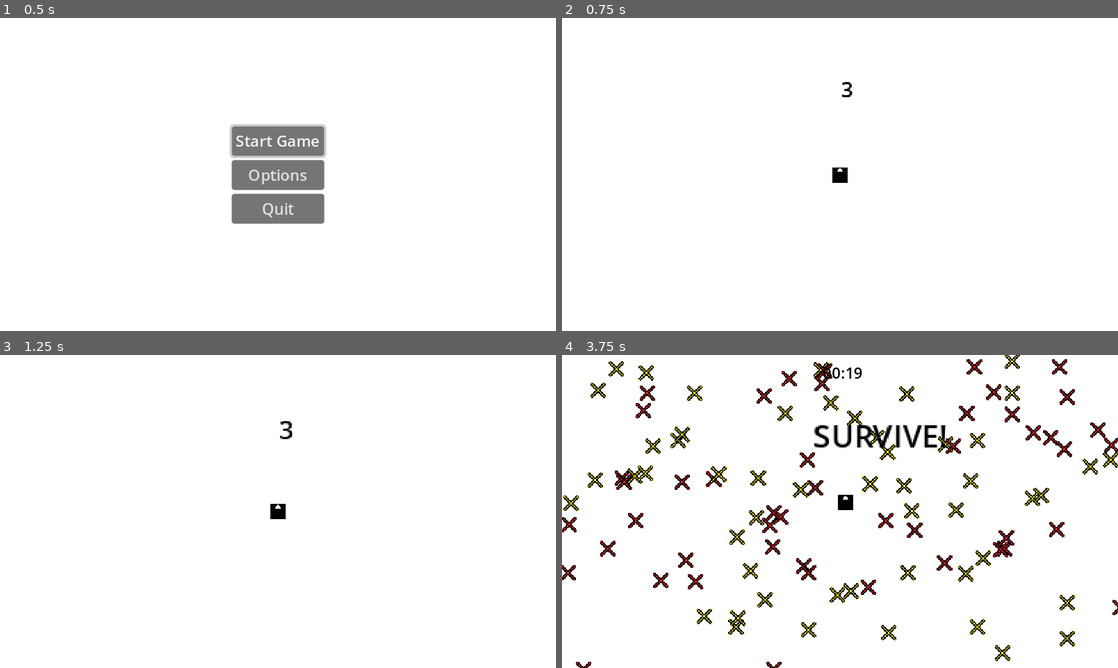
Above: before the commit, frames 1-4 (two rows, left to right).
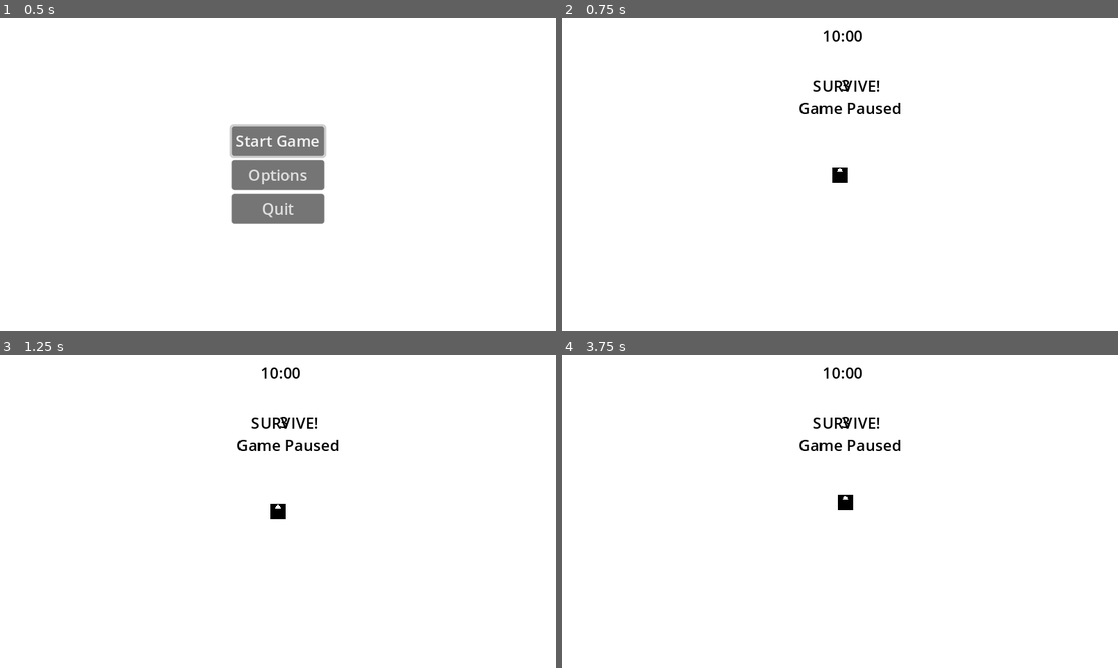
Above: after the commit, the same moments.

Repository: Marcin-Lach/javsc
Game: Godot game, scene res://menu.tscn
The game is run twice, just before and just after one commit, with the same random seed, the same clock (stepped at 60 frames per second) and the same inputs.
Inputs:
- Up to frame 1 (0.5 s): no input
- Up to frame 2 (0.75 s): click "Start Game" at 0.5 s
- Up to frame 3 (1.25 s): no input
- Up to frame 4 (3.75 s): hold Right (right) 1.28-2.03 s; hold Down (down) 2.03-2.78 s; hold Right (right) 2.78-3.53 s; hold Up (up) from 3.53 s (still down)

Frame 1 is identical in both runs. In frame 2, 0.7% of the frame differs, in the area x 42-61%, y 4-31%; in frame 3, 0.7%; in frame 4, 8.1%, in the area x 0-100%, y 0-100%.
Error after the commit: Parse Error: Class "Hud" hides a global script class. (res://Hud/hud.gd:3)

Commit message:
Applied some code style from official guide

Diff:
--- a/src/Enemies/Yenemy/yenemy.tscn
+++ b/src/Enemies/Yenemy/yenemy.tscn
@@ -1,6 +1,6 @@
 [gd_scene load_steps=8 format=3 uid="uid://1r2d3lwajqyp"]
 
-[ext_resource type="Script" path="res://Enemies/Enemy.gd" id="1_b760a"]
+[ext_resource type="Script" path="res://Enemies/enemy.gd" id="1_b760a"]
 [ext_resource type="Texture2D" uid="uid://c3flckni7e1qd" path="res://Enemies/Yenemy/yenemy-sprite.png" id="1_dwxek"]
 [ext_resource type="Texture2D" uid="uid://b53dgikh114c7" path="res://Enemies/Yenemy/yenemy-spawning.png" id="3_vrqni"]
 [ext_resource type="Texture2D" uid="uid://c772b11gusfjr" path="res://Enemies/Yenemy/yenemy-sprite2.png" id="4_0sml8"]
--- a/src/Hud/Hud.gd
+++ b/src/Hud/Hud.gd
@@ -18,7 +18,7 @@
 	var formatted_time_left = "%02d:%02d" % [minutes, seconds]
 	time_left_label.text = formatted_time_left
 
-	if seconds == 0 && minutes == 0:
+	if seconds == 0 and minutes == 0:
 		time_left_label.hide()
 
 func countdown_to_start(countdown_seconds: int):
--- a/src/Hud/hud.tscn
+++ b/src/Hud/hud.tscn
@@ -1,6 +1,6 @@
 [gd_scene load_steps=2 format=3 uid="uid://b0nltx1b6wv78"]
 
-[ext_resource type="Script" path="res://Hud/Hud.gd" id="1_mtwag"]
+[ext_resource type="Script" path="res://Hud/hud.gd" id="1_mtwag"]
 
 [node name="Hud" type="CanvasLayer"]
 script = ExtResource("1_mtwag")
--- a/src/Main.gd
+++ b/src/Main.gd
@@ -1,37 +1,40 @@
 extends Node2D
 
-@export var enemies_count = 50
-var renemy_scene = preload("res://Enemies/Renemy/renemy.tscn")
-var yenemy_scene = preload("res://Enemies/Yenemy/yenemy.tscn")
-@onready var time_left_timer = $TimeLeftTimer as Timer
-@onready var hud = $Hud as Hud
+const COUNTDOWN_BEFORE_START_SECONDS = 3 as int
+@export var enemies_count = 50 as int
+var _renemy_scene = preload("res://Enemies/Renemy/renemy.tscn") as PackedScene
+var _yenemy_scene = preload("res://Enemies/Yenemy/yenemy.tscn") as PackedScene
+var _top_up_enemies = false as bool
+@onready var _time_left_timer = $TimeLeftTimer as Timer
+@onready var _hud = $Hud as Hud
 
-var top_up_enemies : bool = false
-var countdown_before_start_seconds : int = 3
 
 # Called when the node enters the scene tree for the first time.
 func _ready():
 	$Camera2D.set_target($Player)
-	await hud.countdown_to_start(countdown_before_start_seconds)
+	await _hud.countdown_to_start(COUNTDOWN_BEFORE_START_SECONDS)
+
 
 # Called every frame. 'delta' is the elapsed time since the previous frame.
 func _process(delta):
-	var time_left = time_left_timer.time_left
-	hud.set_time_left(time_left)
+	var time_left = _time_left_timer.time_left
+	_hud.set_time_left(time_left)
 
-	if top_up_enemies:
+	if _top_up_enemies:
 		if get_tree().get_nodes_in_group("enemies").size() < enemies_count:
 			spawn_enemies(1)
 
 	if Input.is_action_just_pressed("pause_menu"):
 		get_tree().paused = !get_tree().paused
-		hud.toggle_pause()
+		_hud.toggle_pause()
+
 
 func _on_hud_countdown_completed():
-	time_left_timer.start()
-	hud.show_message("SURVIVE!", 2, Vector2(2.0, 2.0))
+	_time_left_timer.start()
+	_hud.show_message("SURVIVE!", 2, Vector2(2.0, 2.0))
 	spawn_enemies(enemies_count)
-	top_up_enemies = true
+	_top_up_enemies = true
+
 
 func spawn_enemies(enemies_to_spawn : int):
 	var player_position = $Player.global_position
@@ -50,14 +53,15 @@
 
 		var enemy
 		if enemy_type == 1:
-			enemy = renemy_scene.instantiate()
+			enemy = _renemy_scene.instantiate()
 		else:
-			enemy = yenemy_scene.instantiate()
+			enemy = _yenemy_scene.instantiate()
 
 		enemy.set_target($Player)
 		enemy.position.x = enemy_position.x
 		enemy.position.y = enemy_position.y
 		add_child(enemy)
+
 
 func calculate_enemy_position(spawn_boundaries: Rect2) -> Vector2:
 	var enemy_position_x = randi_range(spawn_boundaries.position.x, spawn_boundaries.end.x)
@@ -67,6 +71,6 @@
 
 
 func _on_time_left_timer_timeout():
-	top_up_enemies = false
-	await hud.show_message("WINNER!", 0, Vector2(2.0, 2.0))
+	_top_up_enemies = false
+	await _hud.show_message("WINNER!", 0, Vector2(2.0, 2.0))
 	get_tree().call_group("enemies", "queue_free")
--- a/src/main.tscn
+++ b/src/main.tscn
@@ -1,9 +1,9 @@
 [gd_scene load_steps=7 format=3 uid="uid://bmndo5gsewlhg"]
 
-[ext_resource type="Script" path="res://Main.gd" id="1_m6dua"]
+[ext_resource type="Script" path="res://main.gd" id="1_hn3a2"]
 [ext_resource type="Texture2D" uid="uid://jrr7qxwty5og" path="res://Player/player-sprite.png" id="2_06xwx"]
-[ext_resource type="Script" path="res://Player/Player.gd" id="2_ppx32"]
-[ext_resource type="Script" path="res://Camera.gd" id="4_tx8gv"]
+[ext_resource type="Script" path="res://Player/player.gd" id="3_42nji"]
+[ext_resource type="Script" path="res://camera.gd" id="5_k6lwj"]
 [ext_resource type="PackedScene" uid="uid://b0nltx1b6wv78" path="res://Hud/hud.tscn" id="5_vvory"]
 
 [sub_resource type="RectangleShape2D" id="RectangleShape2D_8su84"]
@@ -11,7 +11,7 @@
 
 [node name="Main" type="Node2D"]
 process_mode = 3
-script = ExtResource("1_m6dua")
+script = ExtResource("1_hn3a2")
 enemies_count = 100
 
 [node name="Hud" parent="." instance=ExtResource("5_vvory")]
@@ -24,7 +24,7 @@
 contact_monitor = true
 lock_rotation = true
 linear_damp = 15.0
-script = ExtResource("2_ppx32")
+script = ExtResource("3_42nji")
 metadata/_edit_group_ = true
 
 [node name="CollisionShape2D" type="CollisionShape2D" parent="Player"]
@@ -37,7 +37,7 @@
 [node name="Camera2D" type="Camera2D" parent="."]
 position = Vector2(288, 162)
 position_smoothing_enabled = true
-script = ExtResource("4_tx8gv")
+script = ExtResource("5_k6lwj")
 
 [node name="TimeLeftTimer" type="Timer" parent="."]
 process_mode = 1
--- a/src/menu.tscn
+++ b/src/menu.tscn
@@ -1,6 +1,6 @@
 [gd_scene load_steps=2 format=3 uid="uid://iuir1gqkuq2t"]
 
-[ext_resource type="Script" path="res://Menu.gd" id="1_8dmuv"]
+[ext_resource type="Script" path="res://menu.gd" id="1_8dmuv"]
 
 [node name="Menu" type="Control"]
 layout_mode = 3
--- a/src/project.godot
+++ b/src/project.godot
@@ -14,6 +14,14 @@
 run/main_scene="res://menu.tscn"
 config/features=PackedStringArray("4.1", "Mobile")
 config/icon="res://icon.svg"
+
+[debug]
+
+gdscript/warnings/unsafe_property_access=1
+gdscript/warnings/unsafe_method_access=1
+gdscript/warnings/unsafe_cast=1
+gdscript/warnings/unsafe_call_argument=1
+gdscript/warnings/return_value_discarded=1
 
 [display]
 
Not shown, changed: diary/README.md
